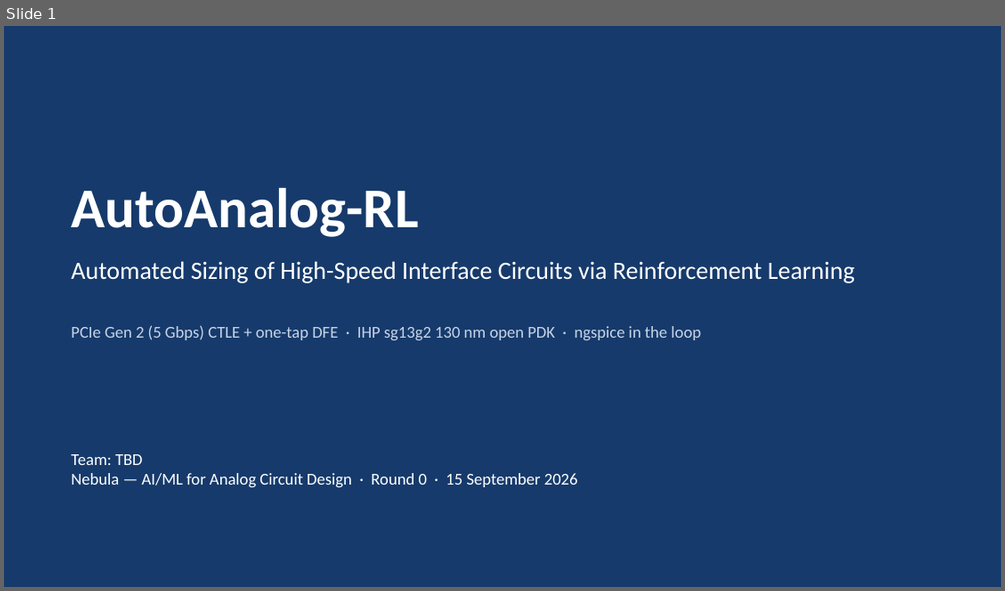
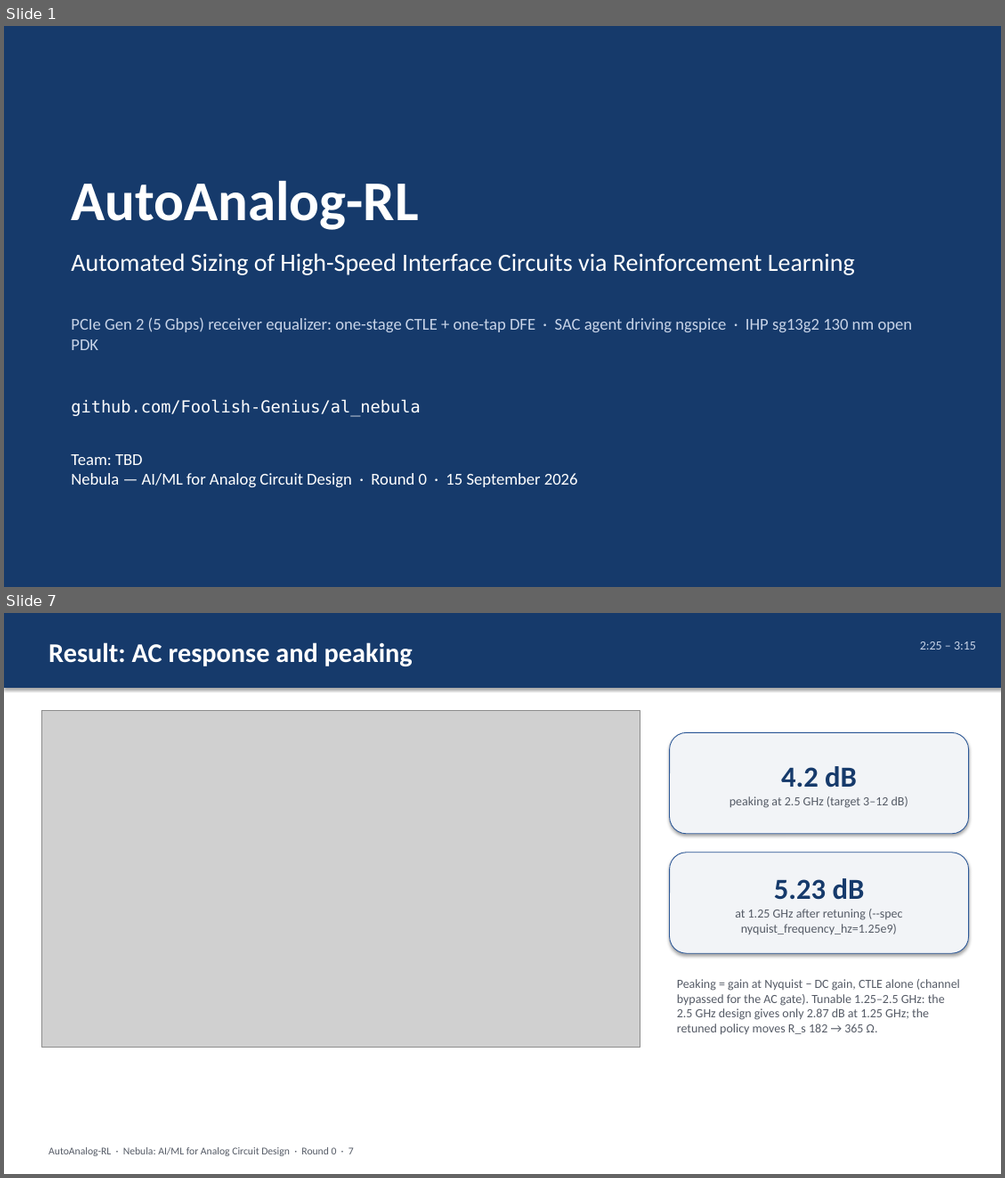
Before and after one commit to Foolish-Genius/al_nebula, a slide deck: docs/report/AutoAnalog-RL_deck.pptx. Shown one above the other, each under a label of ours: slide 1 before the commit, slides 1 and 7 after it; the slides between them are not shown. The pictures are 1005x591 and 1005x1178 pixels, drawn with LibreOffice and Linux fonts; fonts in the diff are those of the drawing; grey boxes stand for pictures. Boxes give left, top, right and bottom in pixels: in the first picture for what was removed or moved away, otherwise in the second. Text is boxed around its words. In the diff, an @@ line names an element or a change of style, - is before the commit and + after.

```diff
--- a/docs/report/AutoAnalog-RL_deck.pptx
+++ b/docs/report/AutoAnalog-RL_deck.pptx
@@ slide 7 added at bbox=[4, 613, 1001, 1174], background #FFFFFF @@
@@ rectangle added at bbox=[4, 613, 1001, 688], fill #163A6B @@
@@ text added at bbox=[48, 642, 413, 666], 26 pt, text #FFFFFF, bold @@
+Result: AC response and peaking
@@ text added at bbox=[920, 641, 976, 649], 12 pt, text #C8D4E8 @@
+2:25 – 3:15
@@ picture added at bbox=[41, 710, 639, 1046] @@
@@ rounded rectangle added at bbox=[670, 732, 969, 834], fill #F2F4F7, outline #2B5797 0.75 pt, 12 pt, text #555B66 @@
+4.2 dB
+peaking at 2.5 GHz (target 3–12 dB)
@@ rounded rectangle added at bbox=[670, 852, 969, 953], fill #F2F4F7, outline #2B5797 0.75 pt, 12 pt, text #555B66 @@
+5.23 dB
+at 1.25 GHz after retuning (--spec nyquist_frequency_hz=1.25e9)
@@ text added at bbox=[677, 979, 960, 1035], 12 pt, text #555B66 @@
+Peaking = gain at Nyquist − DC gain, CTLE alone (channel bypassed for the AC gate). Tunable 1.25–2.5 GHz: the 2.5 GHz design gives only 2.87 dB at 1.25 GHz; the retuned policy moves R_s 182 → 365 Ω.
@@ text added at bbox=[48, 1147, 354, 1156], 10 pt, text #555B66 @@
+AutoAnalog-RL · Nebula: AI/ML for Analog Circuit Design · Round 0 · 7
@@ slide 1 changed as well @@
@@ text "AutoAnalog-RL": place and size @@
-text "AutoAnalog-RL" at bbox=[71, 187, 418, 237]
+text "AutoAnalog-RL" at bbox=[71, 180, 418, 230]
@@ text "Automated Sizing of High-Speed Interface ...": place and size @@
-text "Automated Sizing of High-Speed Interface ..." at bbox=[71, 261, 855, 283]
+text "Automated Sizing of High-Speed Interface ..." at bbox=[71, 253, 855, 275]
@@ text at bbox=[71, 317, 913, 350]: text changed @@
-PCIe Gen 2 (5 Gbps) CTLE + one-tap DFE · IHP sg13g2 130 nm open PDK · ngspice in the loop
+PCIe Gen 2 (5 Gbps) receiver equalizer: one-stage CTLE + one-tap DFE · SAC agent driving ngspice · IHP sg13g2 130 nm open PDK
@@ text added at bbox=[71, 399, 420, 417], 16 pt, text #FFFFFF @@
+github.com/Foolish-Genius/al_nebula
```
Also in this commit, not shown: 3 other slides changed, 7 other slides added, 11 slides removed, 2 other files.
